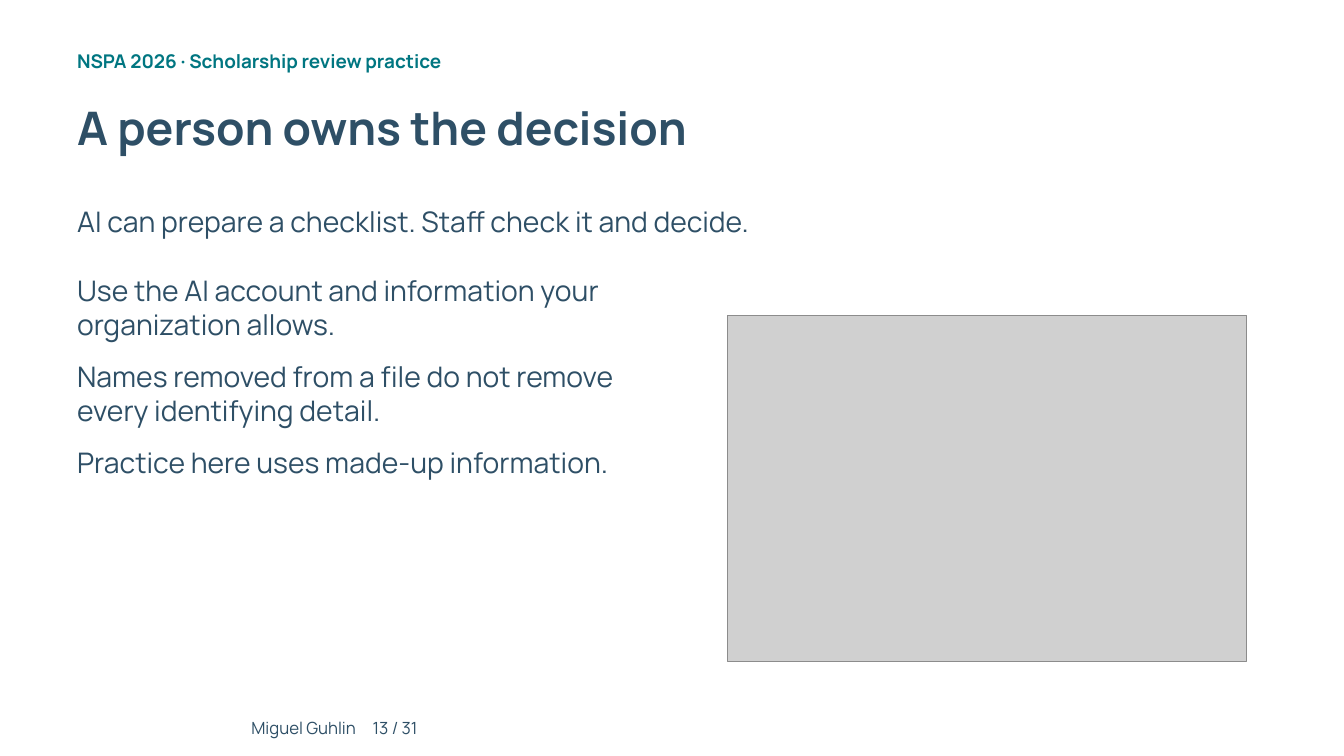
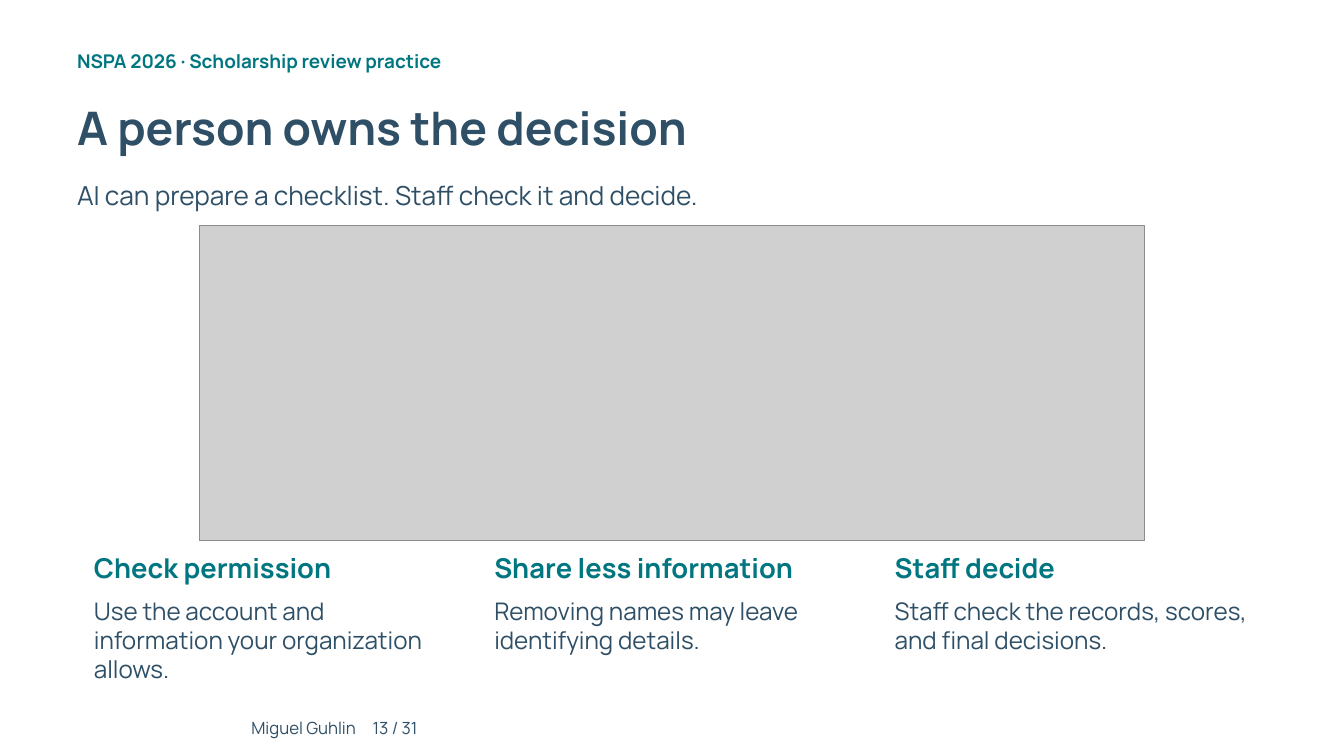
Before and after one commit to mguhlin/nspa, a slide deck: slide 13 of 2026/p/slides/ai-prompting-scholarship-review.pptx. Drawn at 1344x756 pixels with LibreOffice and Linux fonts; fonts in the diff are those of the drawing; grey boxes stand for pictures; background and template pictures are left out. Boxes give left, top, right and bottom in pixels: in the first picture for what was removed or moved away, otherwise in the second. Text is boxed around its words. In the diff, an @@ line names an element or a change of style, - is before the commit and + after.

```diff
--- a/2026/p/slides/ai-prompting-scholarship-review.pptx
+++ b/2026/p/slides/ai-prompting-scholarship-review.pptx
@@ text "AI can prepare a checklist. ...": place and size @@
-text "AI can prepare a checklist. ..." at (77, 211, 749, 239)
+text "AI can prepare a checklist. ..." at (77, 185, 698, 212)
@@ text "AI can prepare a checklist. ..." at (77, 185, 698, 212): size 20.2 to 18.8 pt @@
@@ picture added at (200, 226, 1145, 540) @@
@@ picture removed at (727, 315, 1247, 661) @@
@@ text removed at (77, 366, 613, 428) @@
-Names removed from a file do not remove every identifying detail.
@@ text removed at (77, 452, 608, 480) @@
-Practice here uses made-up information.
@@ text added at (94, 558, 332, 585), 19.5 pt, text #007681, bold @@
+Check permission
@@ text added at (494, 558, 793, 579), 19.5 pt, text #007681, bold @@
+Share less information
@@ text added at (895, 558, 1055, 579), 19.5 pt, text #007681, bold @@
+Staff decide
@@ text at (94, 602, 422, 679): text changed; size 20.2 to 17.2 pt @@
-Use the AI account and information your organization allows.
+Use the account and information your organization allows.
@@ text added at (494, 602, 798, 655), 17.2 pt, text #2E4F66 @@
+Removing names may leave identifying details.
@@ text added at (895, 602, 1247, 650), 17.2 pt, text #2E4F66 @@
+Staff check the records, scores, and final decisions.
```
Also in this commit, not shown: 16 other slides changed, 1 slide added, 1 slide removed, 41 other files.
